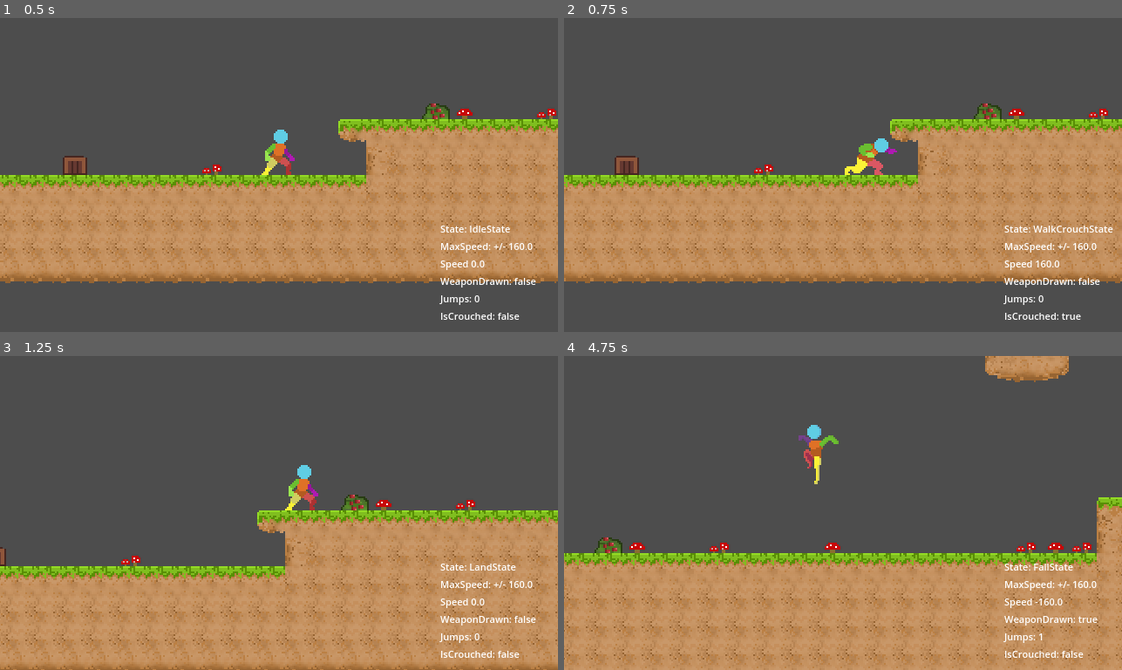
Above: before the commit, frames 1-4 (two rows, left to right).
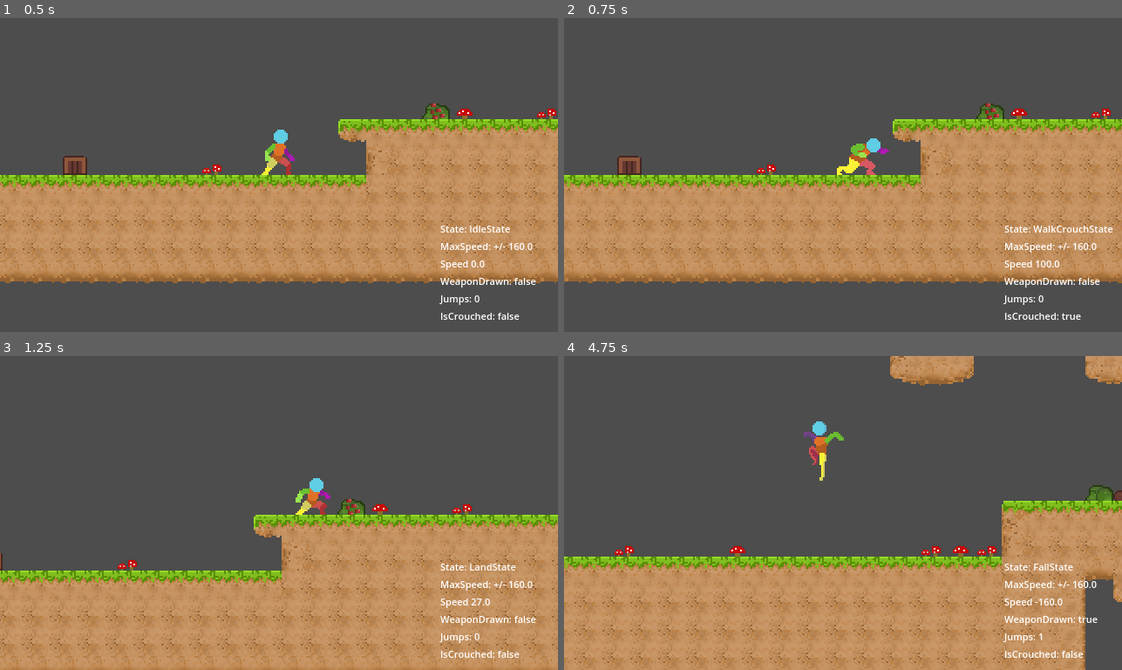
Above: after the commit, the same moments.

Repository: deanblackborough/godot-platformer
Game: Godot game, scene res://Scenes/Game.tscn
Two runs of this game, one before a commit and one after it. Both use one fixed random seed, a clock stepped at 60 frames per second and the inputs below.
Inputs:
- Up to frame 1 (0.5 s): no input
- Up to frame 2 (0.75 s): hold D (moveRight) from 0.53 s (still down); hold C (crouch) from 0.53 s (still down)
- Up to frame 3 (1.25 s): keep holding D (moveRight); keep holding C (crouch); tap Space (jump) at 0.77 s
- Up to frame 4 (4.75 s): release C (crouch) at 1.28 s; tap C (crouch) at 1.35, 2.3, 2.85, 4.55 s; tap Space (jump) at 1.52, 3.02, 3.77, 4.52 s; release D (moveRight) at 2.03 s; hold A (moveLeft) 2.03-2.78 s; hold G (toggleWeapon) 2.03-2.78 s; hold D (moveRight) 2.78-4.28 s; hold C (crouch) 3.53-4.28 s; hold A (moveLeft) from 4.28 s (still down); tap G (toggleWeapon) at 4.35 s

Frame 1 is identical in both runs. In frame 2, 7.3% of the frame differs, in the area x 0-100%, y 27-85%; in frame 3, 11%; in frame 4, 17%, in the area x 0-100%, y 0-100%.

Commit message:
Updated player direction code

Diff:
--- a/Scenes/Player.tscn
+++ b/Scenes/Player.tscn
@@ -630,7 +630,6 @@
 [node name="Player" type="CharacterBody2D"]
 floor_snap_length = 8.0
 script = ExtResource("1_dqkch")
-world_gravity = 2000.0
 
 [node name="CollisionShapeStanding" type="CollisionShape2D" parent="."]
 position = Vector2(0, -14)
--- a/Scripts/Player/Player.gd
+++ b/Scripts/Player/Player.gd
@@ -5,11 +5,12 @@
 class_name Player
 
 @export_group("World")
-@export var world_gravity: float = 1500
+@export var world_gravity: float = 1800
 @export var world_terminal_velocity: float = 500
 
 @export_group("Player Movement")
 @export var max_speed: float = 160.0
+@export var max_speed_crouched: float = 100.0
 @export var ground_acceleration: int = 1500
 @export var ground_deacceleration: int = 2000
 @export var air_acceleration: int = 800
@@ -31,6 +32,8 @@
 var jumps: int = 0
 var weapon_drawn: bool = false
 var is_crouched: bool = false
+
+var direction :float = 0.0;
 
 signal is_crouched_changed(new_value: bool)
 signal is_weapon_drawn_changed(new_value: bool)
@@ -62,6 +65,9 @@
 	state_machine.change_state("IdleState")
 
 func _input(event: InputEvent):
+
+	direction = Input.get_axis("moveLeft", "moveRight")
+
 	if event.is_action_pressed("crouch"):
 		var new_value := !is_crouched
 
@@ -144,6 +150,13 @@
 
 	return player_velocity
 
+func apply_acceleration_in_x_on_ground_crouched(direction: float, delta: float) -> float:
+	var target_speed = max_speed_crouched * direction
+	var player_velocity = move_toward(velocity.x, target_speed, ground_acceleration * delta)
+	debug_speed.text = "Speed %s " % str(roundf(player_velocity))
+
+	return player_velocity
+
 func apply_acceleration_in_x_in_air(direction: float, delta: float) -> float:
 	var target_speed = max_speed * direction
 	var player_velocity = move_toward(velocity.x, target_speed, air_acceleration * delta)
--- a/Scripts/Player/States/FallState.gd
+++ b/Scripts/Player/States/FallState.gd
@@ -18,7 +18,7 @@
 
 	fall_time += _delta;
 
-	var direction = Input.get_axis("moveLeft", "moveRight")
+	var direction = player.direction
 
 	if direction < 0.0:
 		player.sprite.flip_h = true
--- a/Scripts/Player/States/IdleCrouchState.gd
+++ b/Scripts/Player/States/IdleCrouchState.gd
@@ -25,7 +25,7 @@
 
 func process_update(_delta):
 
-	var direction = Input.get_axis("moveLeft", "moveRight")
+	var direction = player.direction
 
 	if direction == 0 and player.is_crouched == false:
 		player.state_machine.change_state("IdleCrouchState")
--- a/Scripts/Player/States/IdleState.gd
+++ b/Scripts/Player/States/IdleState.gd
@@ -31,7 +31,7 @@
 
 func process_update(_delta):
 
-	var direction = Input.get_axis("moveLeft", "moveRight")
+	var direction = player.direction
 
 	if direction == 0 and player.is_crouched == true:
 		player.state_machine.change_state("IdleCrouchState")
--- a/Scripts/Player/States/JumpState.gd
+++ b/Scripts/Player/States/JumpState.gd
@@ -12,7 +12,7 @@
 
 func process_update(_delta):
 
-	var direction = Input.get_axis("moveLeft", "moveRight")
+	var direction = player.direction
 
 	if direction < 0.0:
 		player.sprite.flip_h = true
--- a/Scripts/Player/States/RunState.gd
+++ b/Scripts/Player/States/RunState.gd
@@ -25,10 +25,11 @@
 
 func exit():
 	player.is_crouched_changed.disconnect(_on_is_crouch_changed)
+	player.is_weapon_drawn_changed.disconnect(_on_is_weapon_drawn_changed)
 
 func process_update(_delta):
 
-	var direction = Input.get_axis("moveLeft", "moveRight")
+	var direction = player.direction
 
 	if direction == 0 and player.is_crouched == false:
 		player.state_machine.change_state("IdleState")
@@ -45,7 +46,7 @@
 
 func physics_update(_delta):
 
-	var direction = Input.get_axis("moveLeft", "moveRight")
+	var direction = player.direction
 	player.velocity.x = player.apply_acceleration_in_x_on_ground(direction, _delta)
 
 	if not player.is_on_floor():
--- a/Scripts/Player/States/WalkCrouchState.gd
+++ b/Scripts/Player/States/WalkCrouchState.gd
@@ -23,7 +23,7 @@
 
 func process_update(_delta):
 
-	var direction = Input.get_axis("moveLeft", "moveRight")
+	var direction = player.direction
 
 	if direction == 0 and player.is_crouched == true:
 		player.state_machine.change_state("IdleCrouchState")
@@ -40,8 +40,8 @@
 
 func physics_update(_delta):
 
-	var direction = Input.get_axis("moveLeft", "moveRight")
-	player.velocity.x = player.apply_acceleration_in_x_on_ground(direction, _delta)
+	var direction = player.direction
+	player.velocity.x = player.apply_acceleration_in_x_on_ground_crouched(direction, _delta)
 
 	if not player.is_on_floor():
 		player.force_stand()
Not shown, changed: README.md
